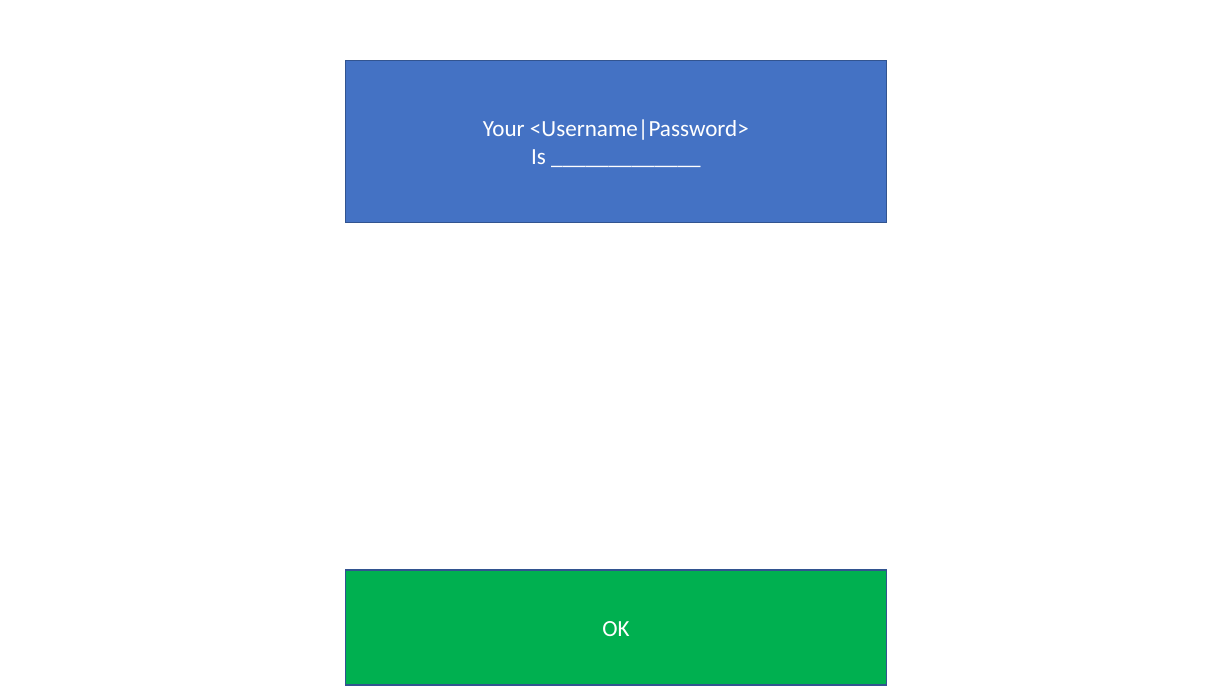
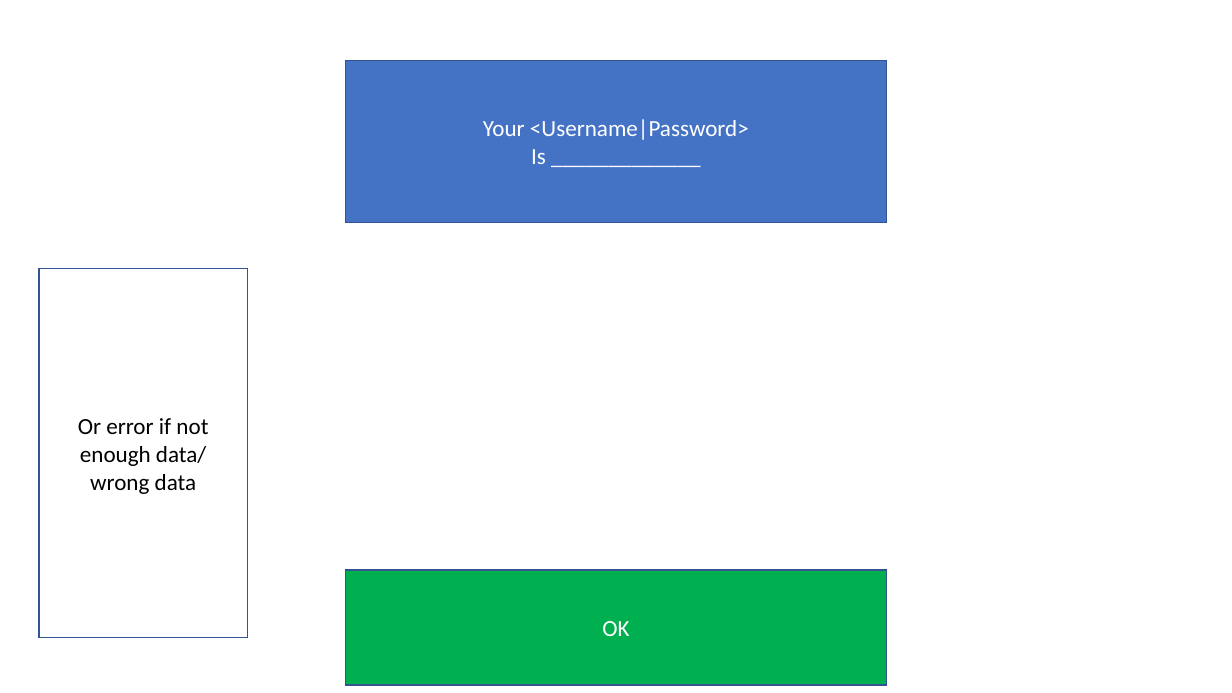
Before and after one commit to klin2391/611FinalProject, a slide deck: slide 6 of ProposedFlow.pptx. Drawn at 1232x693 pixels with LibreOffice and Linux fonts; fonts in the diff are those of the drawing. Boxes give left, top, right and bottom in pixels: in the first picture for what was removed or moved away, otherwise in the second. Text is boxed around its words. In the diff, an @@ line names an element or a change of style, - is before the commit and + after.

```diff
--- a/ProposedFlow.pptx
+++ b/ProposedFlow.pptx
@@ rectangle added at bbox=[39, 269, 247, 638], outline #325491 1 pt, 18 pt, text #000000 @@
+Or error if not enough data/ wrong data
```
Also in this commit, not shown: 8 other slides changed, 39 other files.
